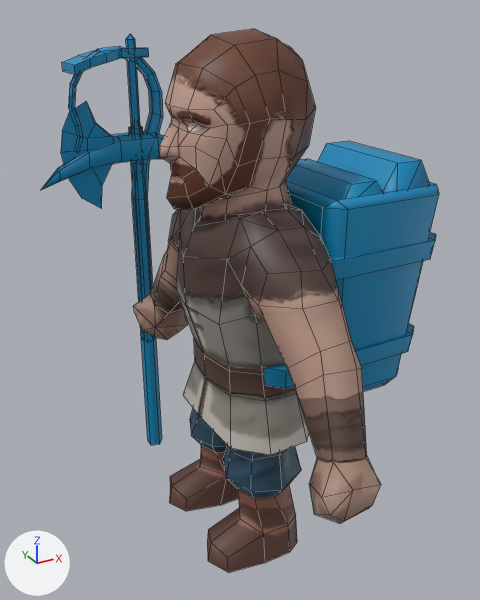
Two versions of the FBX model Year3Proto2/Assets/Models/Animation/Villager/Villager.fbx, one commit apart.
Camera for both pictures: a 50 mm camera at (-0.074, -0.1307, 0.1305) aimed at (0.0064, 0.0155, 0.0574). Lighting does not change. The marker at lower left points along +X, +Y and +Z. Mesh edges are drawn as thin lines. Where no turn or scale is listed for an object, it has been applied to the vertices.

In view in the first picture: 'Axe4', 'Backpack', 'Hoe2', 'Pickaxe2', 'Shepards_Crook1', 'Villager.001', 'WoodLog1', 'WoodLog2'.
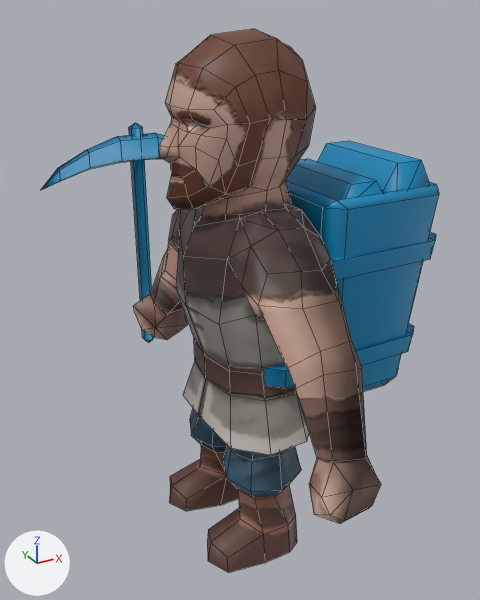
Patch to the scene script:
```diff
--- a/Year3Proto2/Assets/Models/Animation/Villager/Villager.fbx.py
+++ b/Year3Proto2/Assets/Models/Animation/Villager/Villager.fbx.py
@@ me_mesh @@
 me_mesh.from_pydata(...)  # 392 vertices, 380 faces; spans x -0.0214..0.015, y -0.0532..0.0532, z 0.0..0.1265
 # used by ob_villager_001; location = (0.0, 0.0, 0.0)
+# me_mesh part 1: its shading normals changed
 me_mesh.materials.append(mat_mvillager)
@@ me_mesh_007 @@
 me_mesh_007.from_pydata(...)  # 85 vertices, 82 faces; spans x -0.98..2.08, y -2.2..12.02, z 6.87..7.48
 # used by ob_shepards_crook1; location = (0.0, 0.0, 0.0); rotation_euler = (1.571, 0.0, -3.142), in degrees (90, 0, -180); scale = (0.01, 0.01, 0.01)
+# me_mesh_007 part 3: its shading normals changed
 me_mesh_007.materials.append(mat_mtoolsandweapons)
@@ me_mesh_005 @@
 me_mesh_005.from_pydata(...)  # 50 vertices, 57 faces; spans x -0.0315..0.0315, y 0.0688..0.0745, z 0.0206..0.0977
 # used by ob_pickaxe2; location = (0.0, 0.0, 0.0)
+# me_mesh_005 part 2: its shading normals changed
 me_mesh_005.materials.append(mat_mtoolsandweapons)
@@ ob_axe4 @@
 ob_axe4.location = (0.0, 0.0, 0.0)
-ob_axe4.rotation_euler = (1.571, 0.0, -3.142)  # degrees (90, 0, -180)
-ob_axe4.scale = (0.01, 0.01, 0.01)
+ob_axe4.hide_viewport = True
@@ ob_shepards_crook1 @@
 ob_shepards_crook1.location = (0.0, 0.0, 0.0)
-ob_shepards_crook1.rotation_euler = (1.571, 0.0, -3.142)  # degrees (90, 0, -180)
-ob_shepards_crook1.scale = (0.01, 0.01, 0.01)
+ob_shepards_crook1.hide_viewport = True
@@ ob_hoe2 @@
 ob_hoe2.location = (0.0, 0.0, 0.0)
-ob_hoe2.rotation_euler = (1.571, 0.0, -3.142)  # degrees (90, 0, -180)
-ob_hoe2.scale = (0.01, 0.01, 0.01)
+ob_hoe2.hide_viewport = True
```

Boxes (x1, y1, x2, y2) around the edits, measured in the pictures (480 x 600 px):
'Villager.001', shading changed
    both: (134, 70, 381, 555)
'Shepards_Crook1', hidden
    before: (68, 46, 163, 445)
'Pickaxe2', shading changed
    both: (48, 123, 164, 342)
'Axe4', hidden
    before: (61, 101, 157, 342)
'Hoe2', hidden
    before: (62, 34, 149, 127)
